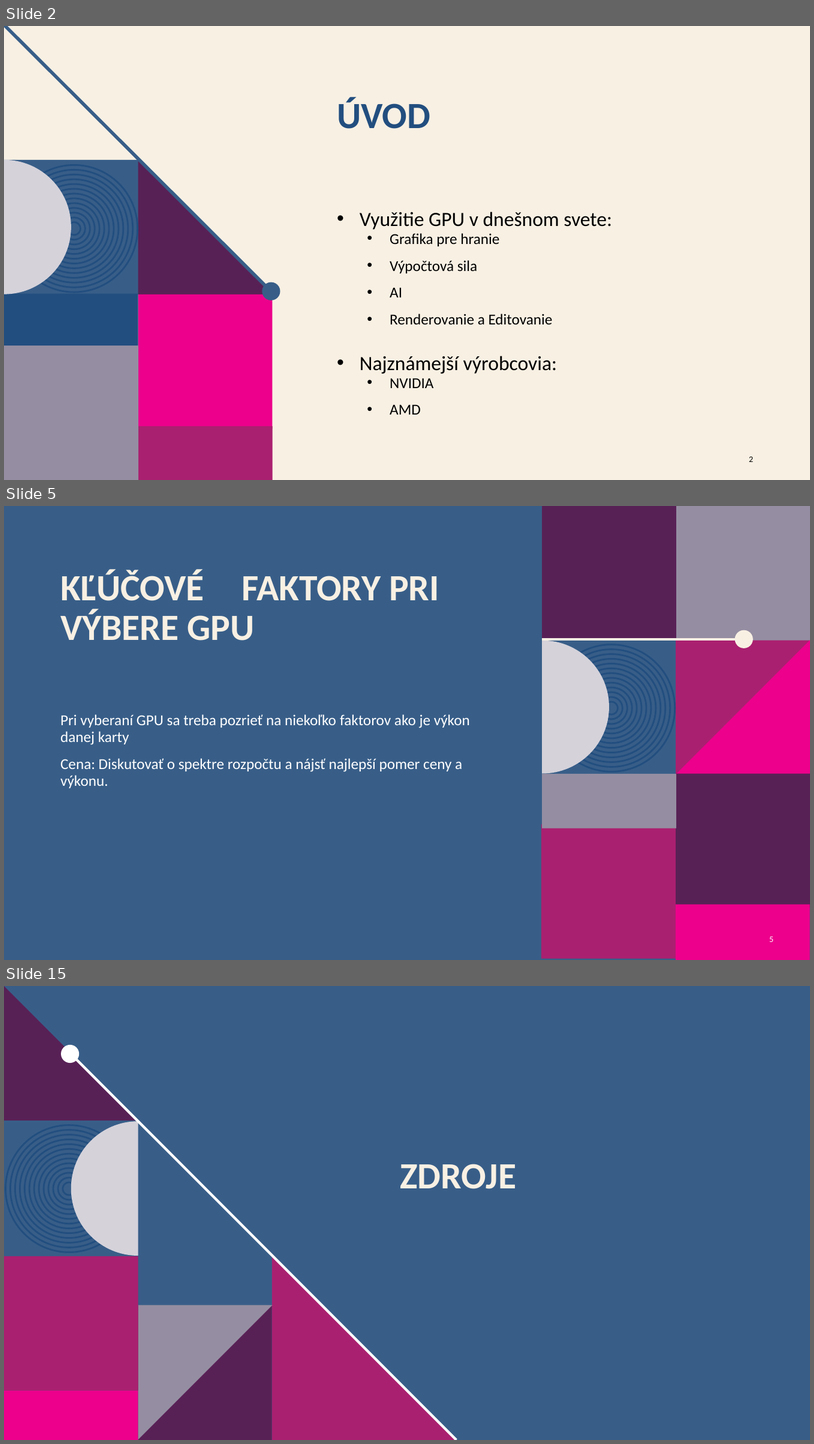
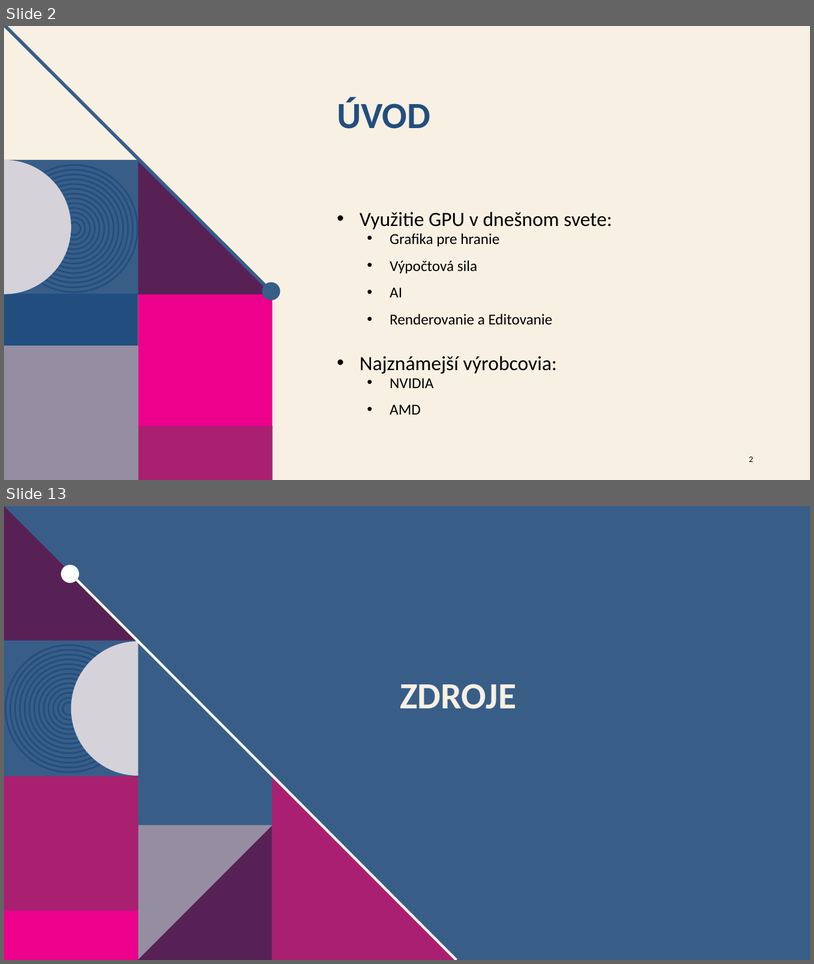
Before and after one commit to JetamAdzak/Rocnikova-praca, a slide deck: ROCNIKOVA_GPU_PREZ.pptx. Shown one above the other, each under a label of ours: slides 2, 5 and 15 before the commit, slides 2 and 13 after it; the slides between them are not shown. The pictures are 814x1444 and 814x964 pixels, drawn with LibreOffice and Linux fonts; fonts in the diff are those of the drawing; background and template pictures are left out. Boxes give left, top, right and bottom in pixels: in the first picture for what was removed or moved away, otherwise in the second. Text is boxed around its words. In the diff, an @@ line names an element or a change of style, - is before the commit and + after.

```diff
--- a/ROCNIKOVA_GPU_PREZ.pptx
+++ b/ROCNIKOVA_GPU_PREZ.pptx
@@ slide 5 removed at box(4, 506, 810, 960), background #385E88 @@
@@ title removed at box(60, 569, 440, 640) @@
-KĽÚČOVÉ FAKTORY PRI VÝBERE GPU
@@ group removed at box(542, 506, 810, 960): 14 ellipses, 7 rectangles, 2 freeform shapes, 1 line @@
@@ text removed at box(60, 714, 470, 788) @@
-Pri vyberaní GPU sa treba pozrieť na niekoľko faktorov ako je výkon danej karty
-Cena: Diskutovať o spektre rozpočtu a nájsť najlepší pomer ceny a výkonu.
@@ page number removed at box(770, 936, 774, 942) @@
-5
@@ what was slide 15 is now slide 13 @@
```
Also in this commit, not shown: 7 slides changed, 3 slides added, 4 other slides removed.
